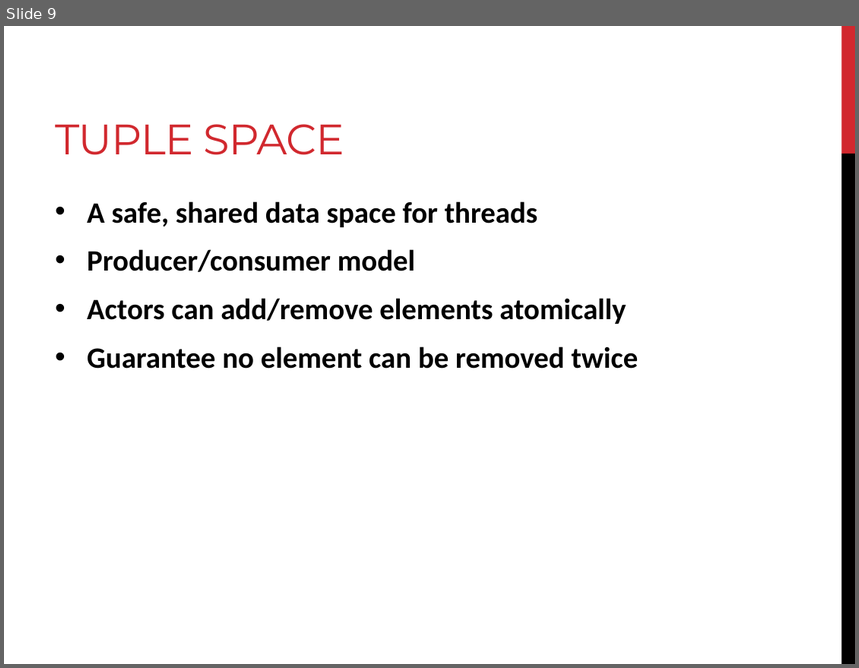
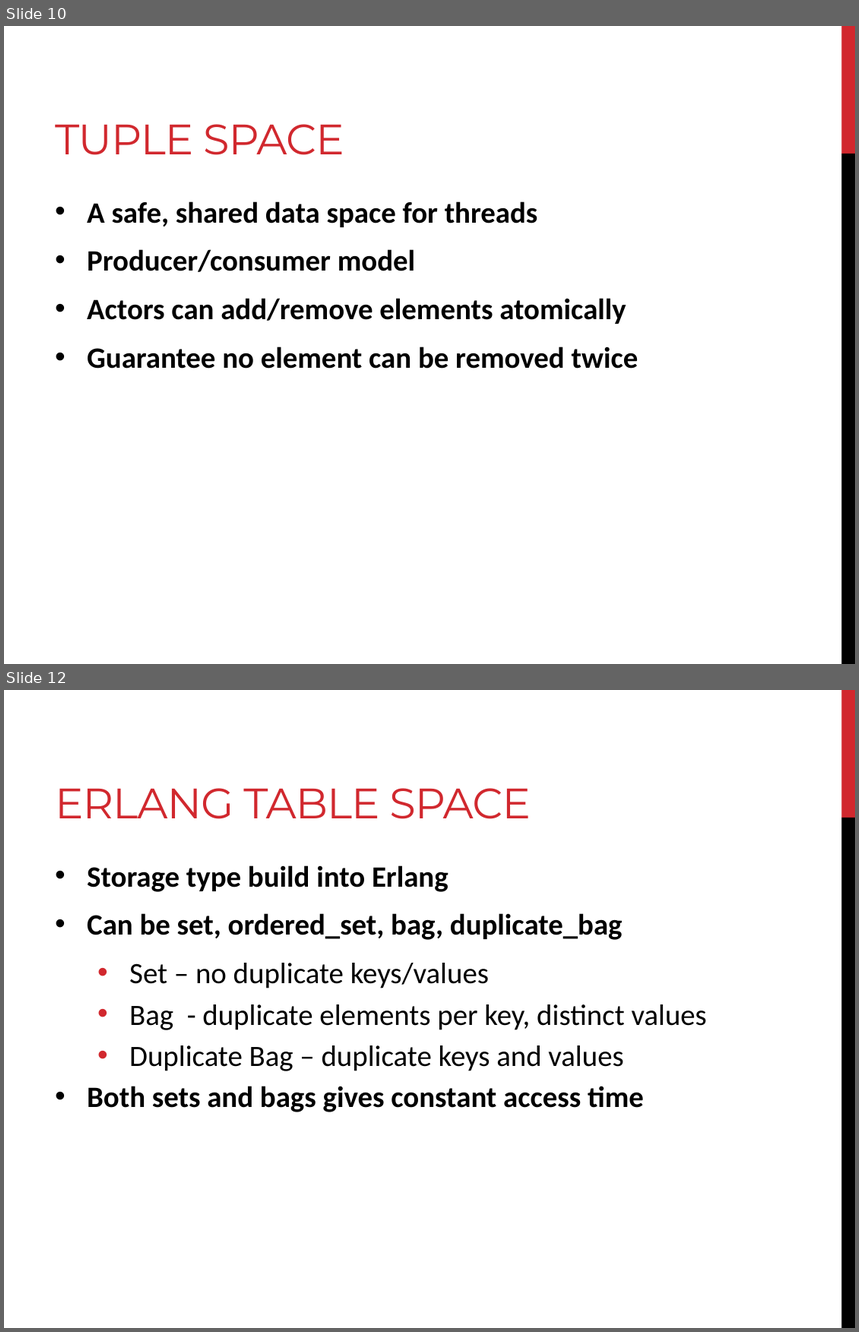
Before and after one commit to Matt8109/mcp_erlang, a slide deck: Presentation.pptx. Shown one above the other, each under a label of ours: slide 9 before the commit, slides 10 and 12 after it; the slides between them are not shown. The pictures are 859x668 and 859x1332 pixels, drawn with LibreOffice and Linux fonts; fonts in the diff are those of the drawing. Boxes give left, top, right and bottom in pixels: in the first picture for what was removed or moved away, otherwise in the second. Text is boxed around its words. In the diff, an @@ line names an element or a change of style, - is before the commit and + after.

```diff
--- a/Presentation.pptx
+++ b/Presentation.pptx
@@ slide 12 added at <box>4,690,855,1328</box>, background #FFFFFF; not listed: 2 template elements that a slide beside it also shows @@
@@ title added at <box>55,788,531,819</box>, 36 pt, text #D1282E @@
+ERLANG TABLE SPACE
@@ text added at <box>87,866,707,1113</box>, 25 pt, text #000000 @@
+• Storage type build into Erlang
+• Can be set, ordered_set, bag, duplicate_bag
+  • Set – no duplicate keys/values
+  • Bag - duplicate elements per key, distinct values
+  • Duplicate Bag – duplicate keys and values
+• Both sets and bags gives constant access time
@@ what was slide 9 is now slide 10 @@
```
Also in this commit, not shown: 4 slides changed, 2 other slides added.
